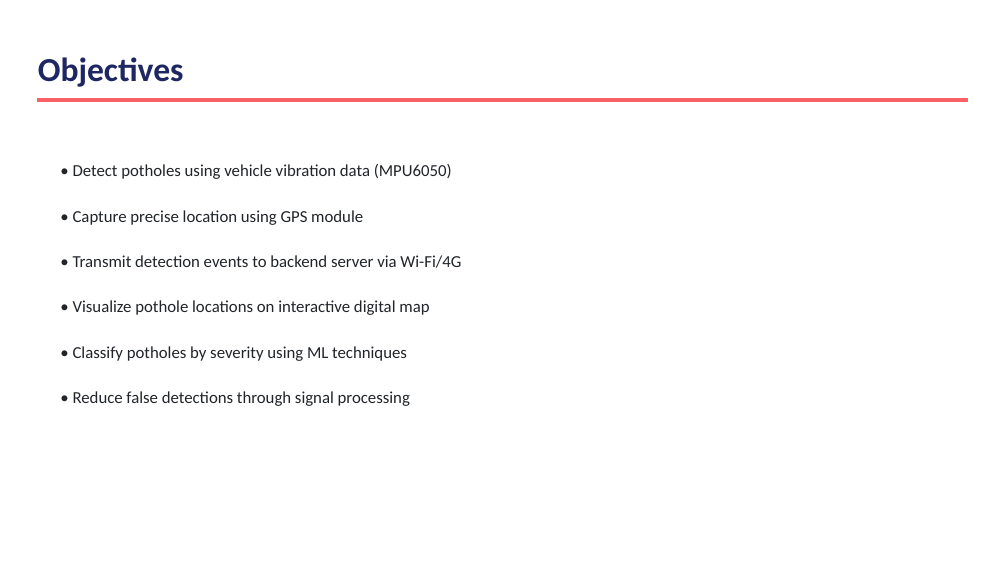
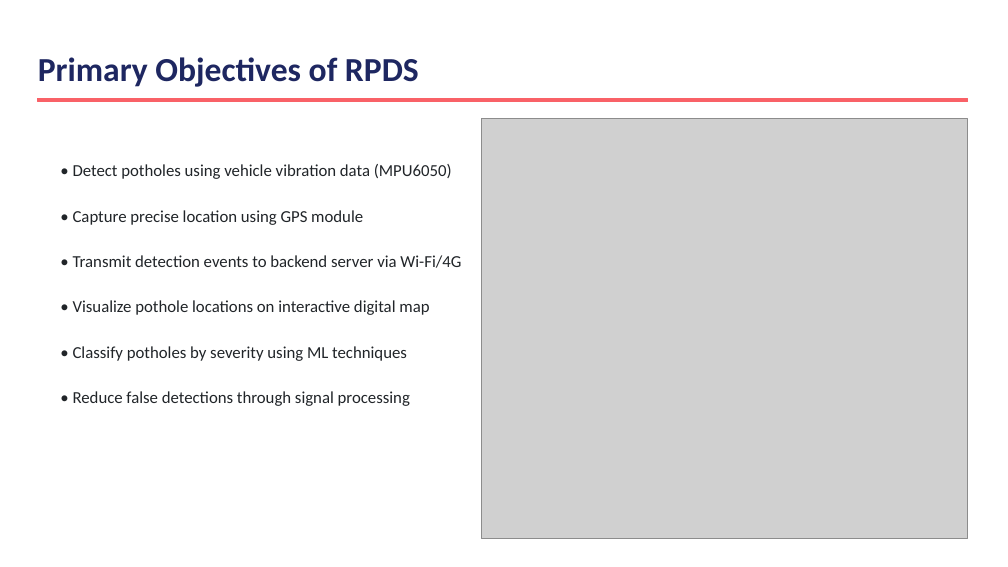
Before and after one commit to yahyazoom17/RPDS, a slide deck: slide 3 of pothole-review.pptx. Drawn at 1008x567 pixels with LibreOffice and Linux fonts; fonts in the diff are those of the drawing; grey boxes stand for pictures. Boxes give left, top, right and bottom in pixels: in the first picture for what was removed or moved away, otherwise in the second. Text is boxed around its words. In the diff, an @@ line names an element or a change of style, - is before the commit and + after.

```diff
--- a/pothole-review.pptx
+++ b/pothole-review.pptx
@@ text at box(38, 57, 419, 87): text changed @@
-Objectives
+Primary Objectives of RPDS
@@ picture added at box(481, 118, 967, 538) @@
```
Also in this commit, not shown: 10 other slides changed, 2 slides removed, 24 other files.
